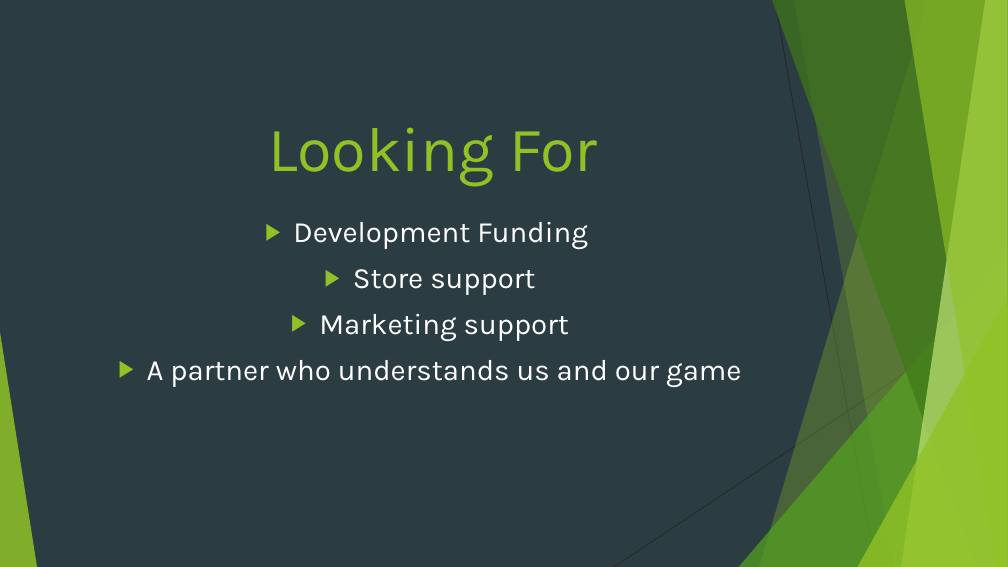
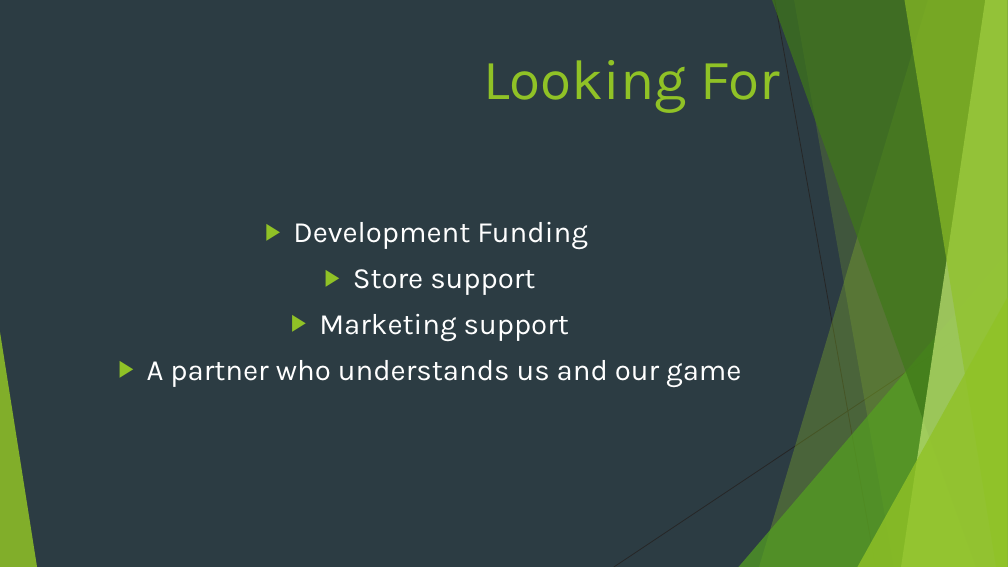
Before and after one commit to Pilokio/Tranzfuser, a slide deck: slide 14 of Virtual Pitch Presentation/Pitch.pptx. Drawn at 1008x567 pixels with LibreOffice and Linux fonts; fonts in the diff are those of the drawing. Boxes give left, top, right and bottom in pixels: in the first picture for what was removed or moved away, otherwise in the second. Text is boxed around its words. In the diff, an @@ line names an element or a change of style, - is before the commit and + after.

```diff
--- a/Virtual Pitch Presentation/Pitch.pptx
+++ b/Virtual Pitch Presentation/Pitch.pptx
@@ title "Looking For" moved from (x1=268, y1=127, x2=597, y2=186) to (x1=483, y1=60, x2=780, y2=113) @@
@@ title "Looking For" at (x1=483, y1=60, x2=780, y2=113): size 60 to 54 pt @@
```
Also in this commit, not shown: 5 other slides changed, 1 other file.
